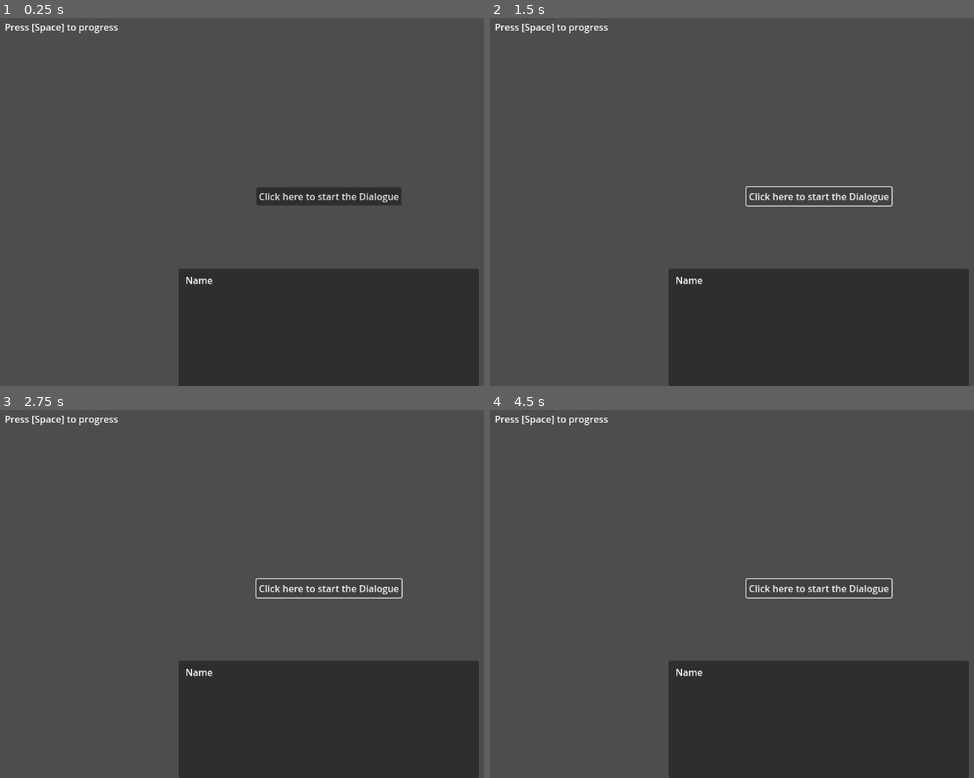
Above: before the commit, frames 1-4 (two rows, left to right).
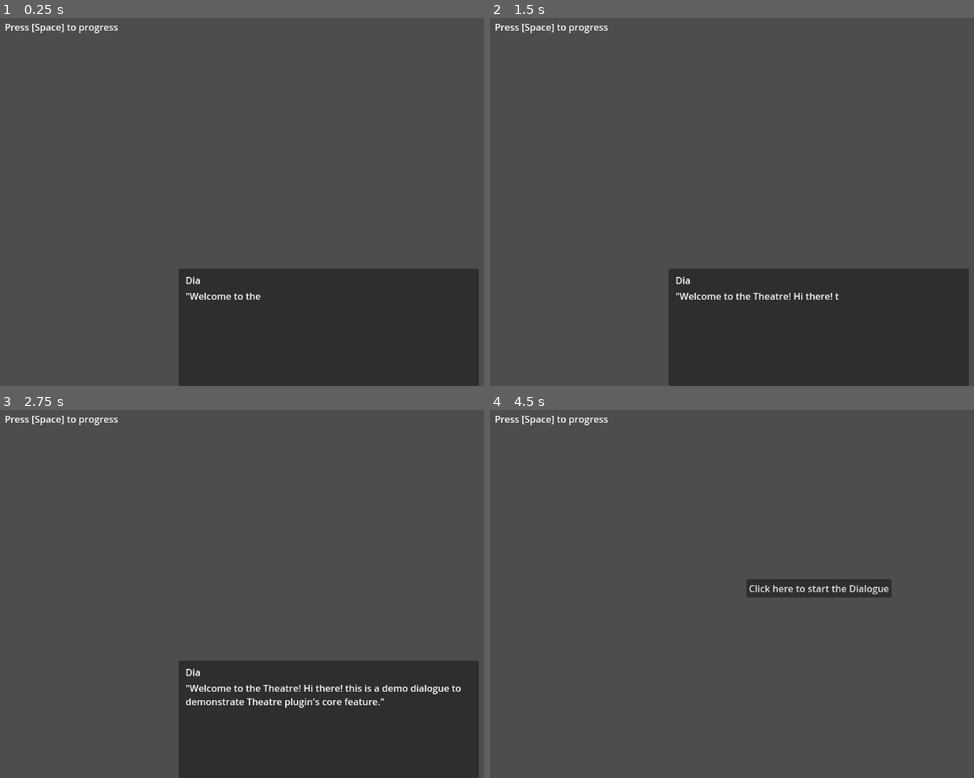
Above: after the commit, the same moments.

Repository: nndda/Theatre
Game: Godot game, scene res://theatre_demo/intro_1.tscn
The game is run twice, just before and just after one commit, with the same random seed, the same clock (stepped at 60 frames per second) and the same inputs.
Inputs (mouse positions are in pixels of both pictures, inside the frame that each line leads up to):
- Up to frame 1 (0.25 s): no input
- Up to frame 2 (1.5 s): click (819, 194) at 0.5 s, where only the run before the commit has a clickable "Click here to start the Dialo…"; click (819, 194) at 1.25 s, where only the run before the commit has a clickable "Click here to start the Dialo…"
- Up to frame 3 (2.75 s): click (329, 586) at 2 s, where only the run before the commit has a clickable "Click here to start the Dialo…"
- Up to frame 4 (4.5 s): tap Space (space) at 2.75, 3.6, 4.25 s; hold Space (space) 2.78-3.53 s; hold Space (space) from 4.28 s (still down)

The runs differ from the first frame. In frame 1, 1.5% of the frame differs, in the area x 38-83%, y 45-77%; in frame 2, 0.9%; in frame 3, 1.5%; in frame 4, 20%, in the area x 36-99%, y 45-100%.
Error before the commit: Invalid access to property or key 'visible_ratio' on a base object of type 'Nil'. (res://addons/Theatre/classes/Stage.gd:132)

Commit message:
Rewrite demo to reflect update

Diff:
--- a/theatre_demo/intro_1.gd
+++ b/theatre_demo/intro_1.gd
@@ -5,40 +5,39 @@
 # it needs to be initialized in _ready() or with @onready
 @onready var stage = Stage.new({
     # Label node used to display the name of the speaker/narrator
-    "name_label" : $DialogueContainer/MarginContainer/VBoxContainer/Name,
-    # RichTextLabel node used to display the Dialogue body
-    "body_label" : $DialogueContainer/MarginContainer/VBoxContainer/Body
+    "actor_label" : $DialogueContainer/MarginContainer/VBoxContainer/Name,
+    # DialogueLabel node used to display the Dialogue body
+    "dialogue_label" : $DialogueContainer/MarginContainer/VBoxContainer/Body
 })
 
 # The Dialogue were also defined here too for convenience.
-# You need to include `*.txt` in Project > Exports... > Resources
 var epic_dialogue = Dialogue.load("res://theatre_demo/demo_dialogue.txt")
 
 func _ready():
-    # Run `Dialogue.start()` method to start the assigned dialogue.
+    # Run Stage.start()` method to start a dialogue.
     stage.start(epic_dialogue)
-    stage.variables = {
-        "player_name" : ""
-    }
 
     # You might also want to hide dialogue UI when its finished,
     # and show it when its started.
+
+    # Here, we will connect a few signals from Stage.
+
     # The signal 'started' will be emitted when the dialogue started,
     # when the signal fired, the dialogue ui will be shown
     stage.started.connect( func():
         $DialogueContainer.show()
     )
-    # Just like before, the 'finished' signal will be emitted when the dialogue is ended or aborted
     stage.resetted.connect( func(_step, _set): # `resetted` signal return 2 arguments
         $DialogueContainer.hide()
     )
+    # Just like before, the 'finished' signal will be emitted when the dialogue is ended or aborted
     stage.finished.connect( func():
         $DialogueContainer.hide()
     )
     # In that code above we simply used show/hide method to toggle the UI
     # You can use the signal to start your custom animation or tween
 
-# To progress the Dialogue in this example, we'll use _input(event)
+# To progress the Dialogue, in this example, we'll use _input(event).
 # now, everytime "space" key is pressed, the dialogue will progress.
 # You can always progress it with `Stage.progress()`
 func _input(event):
Not shown, changed: theatre_demo/demo_dialogue.txt
